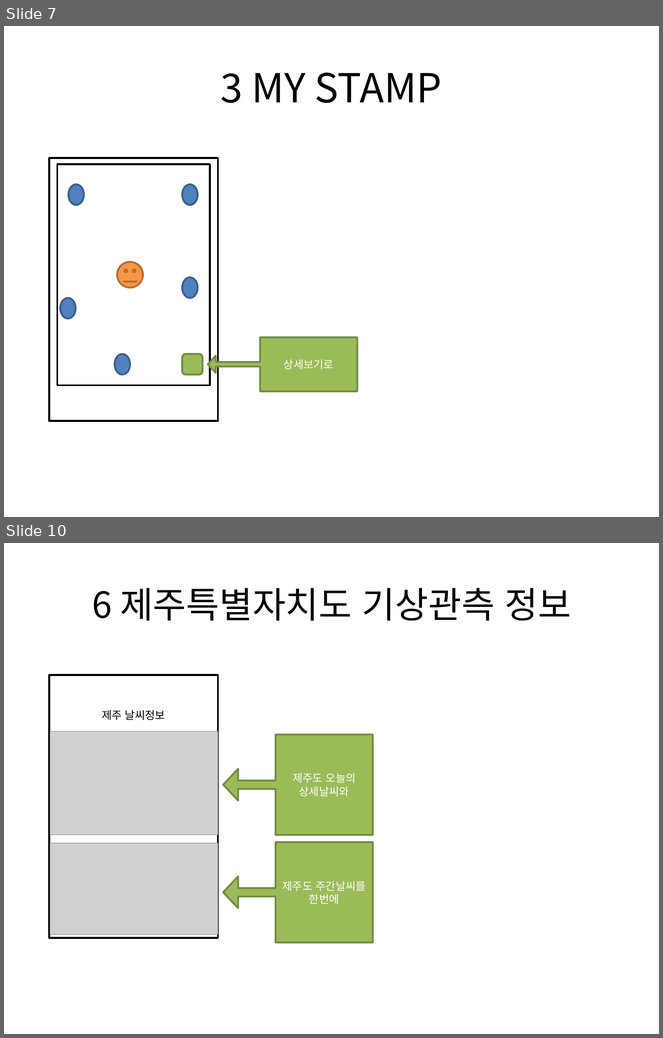
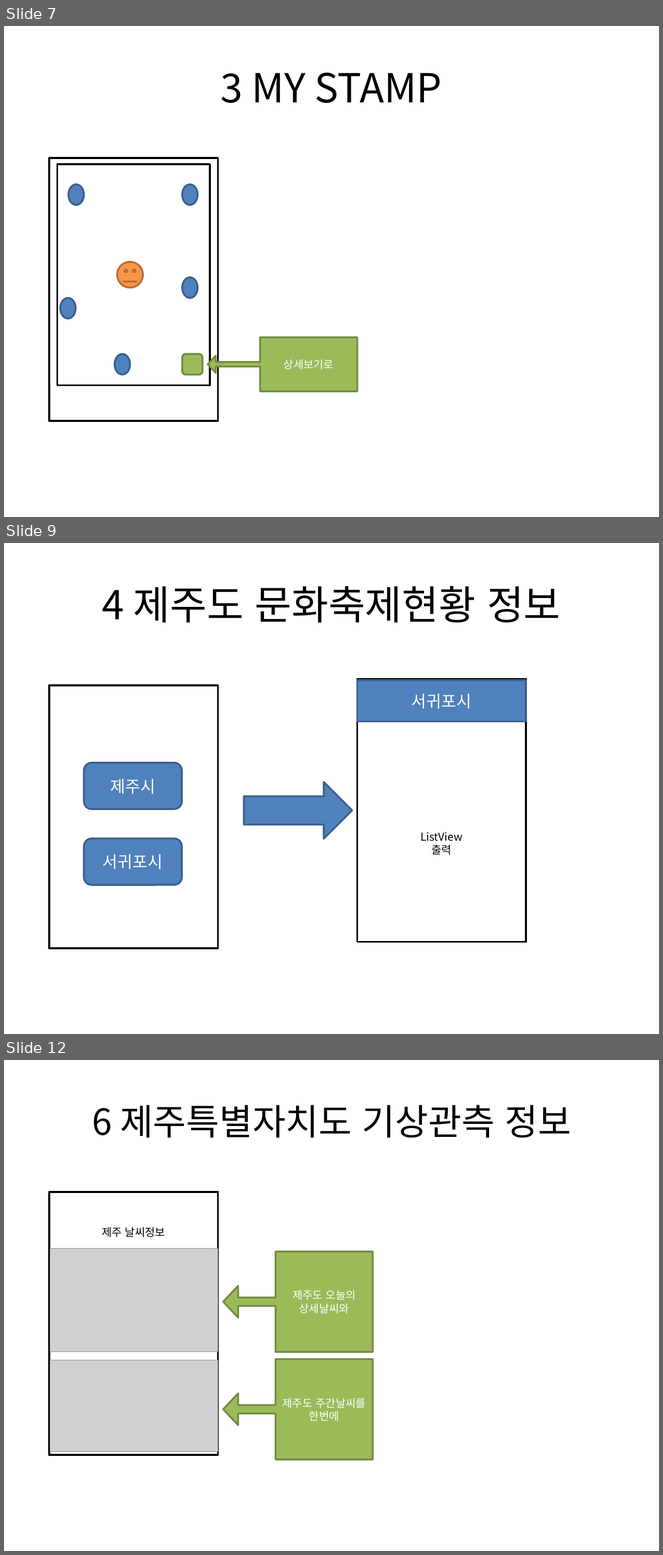
Before and after one commit to Seo-Sang-Eun/test01, a slide deck: Project Info/ui.pptx. Shown one above the other, each under a label of ours: slides 7 and 10 before the commit, slides 7, 9 and 12 after it; the slides between them are not shown. The pictures are 663x1038 and 663x1555 pixels, drawn with LibreOffice and Linux fonts; fonts in the diff are those of the drawing; grey boxes stand for pictures. Boxes give left, top, right and bottom in pixels: in the first picture for what was removed or moved away, otherwise in the second. Text is boxed around its words. In the diff, an @@ line names an element or a change of style, - is before the commit and + after.

```diff
--- a/Project Info/ui.pptx
+++ b/Project Info/ui.pptx
@@ slide 9 added at [4, 543, 659, 1034], background #FFFFFF @@
@@ title added at [102, 586, 561, 623], 44 pt, text #000000 @@
+4 제주도 문화축제현황 정보
@@ rectangle added at [357, 679, 526, 943], fill #FFFFFF, outline #000000 2 pt, 12 pt, text #000000 @@
+ListView
+출력
@@ rectangle added at [357, 681, 526, 722], fill #4F81BD, outline #3A5F8C 2 pt, 18 pt, text #FFFFFF @@
+서귀포시
@@ rectangle added at [49, 686, 218, 949], fill #FFFFFF, outline #000000 2 pt @@
@@ rounded rectangle added at [84, 763, 182, 810], fill #4F81BD, outline #3A5F8C 2 pt, 18 pt, text #FFFFFF @@
+제주시
@@ right arrow added at [244, 782, 352, 839], fill #4F81BD, outline #3A5F8C 2 pt @@
@@ rounded rectangle added at [84, 838, 182, 885], fill #4F81BD, outline #3A5F8C 2 pt, 18 pt, text #FFFFFF @@
+서귀포시
@@ what was slide 10 is now slide 12 @@
```
Also in this commit, not shown: 2 slides changed, 1 other slide added, 46 other files.
